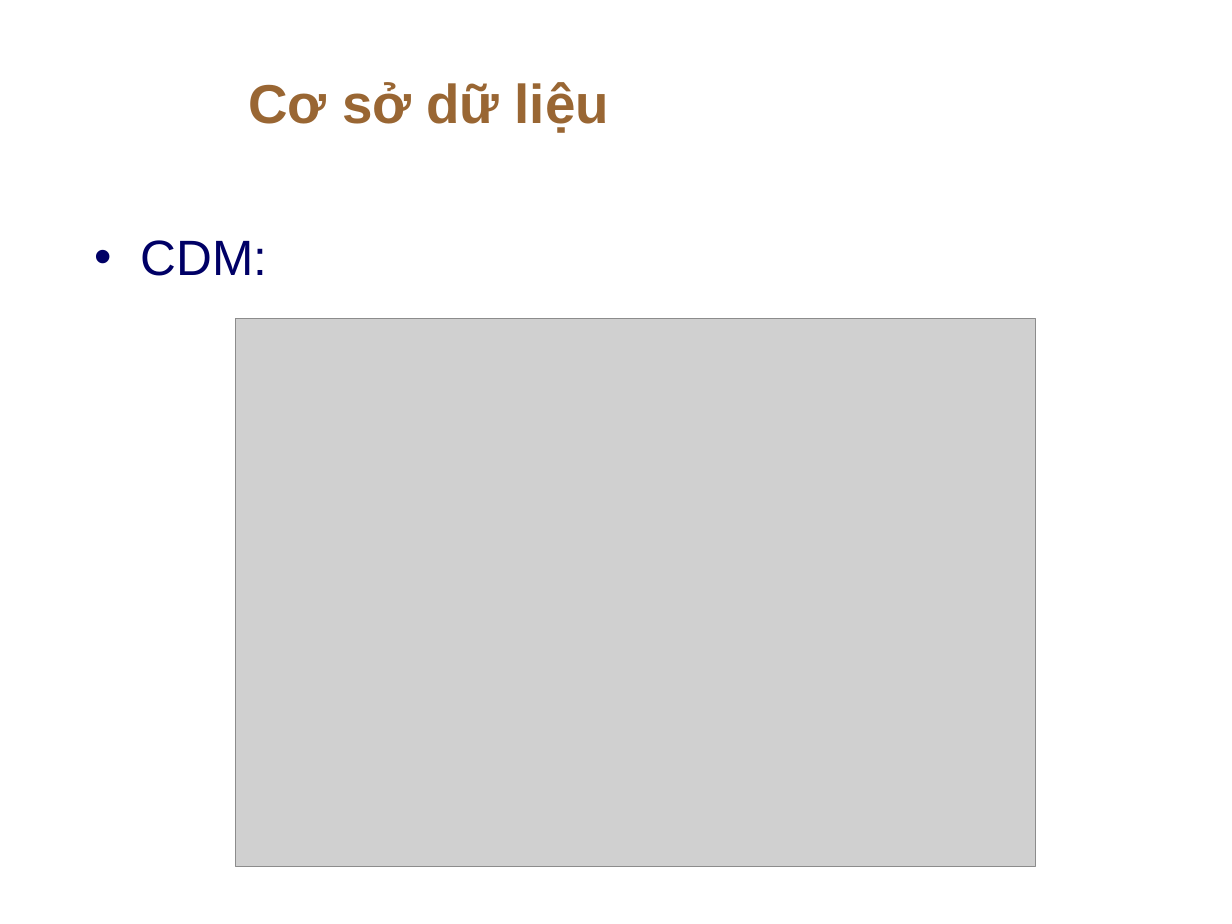
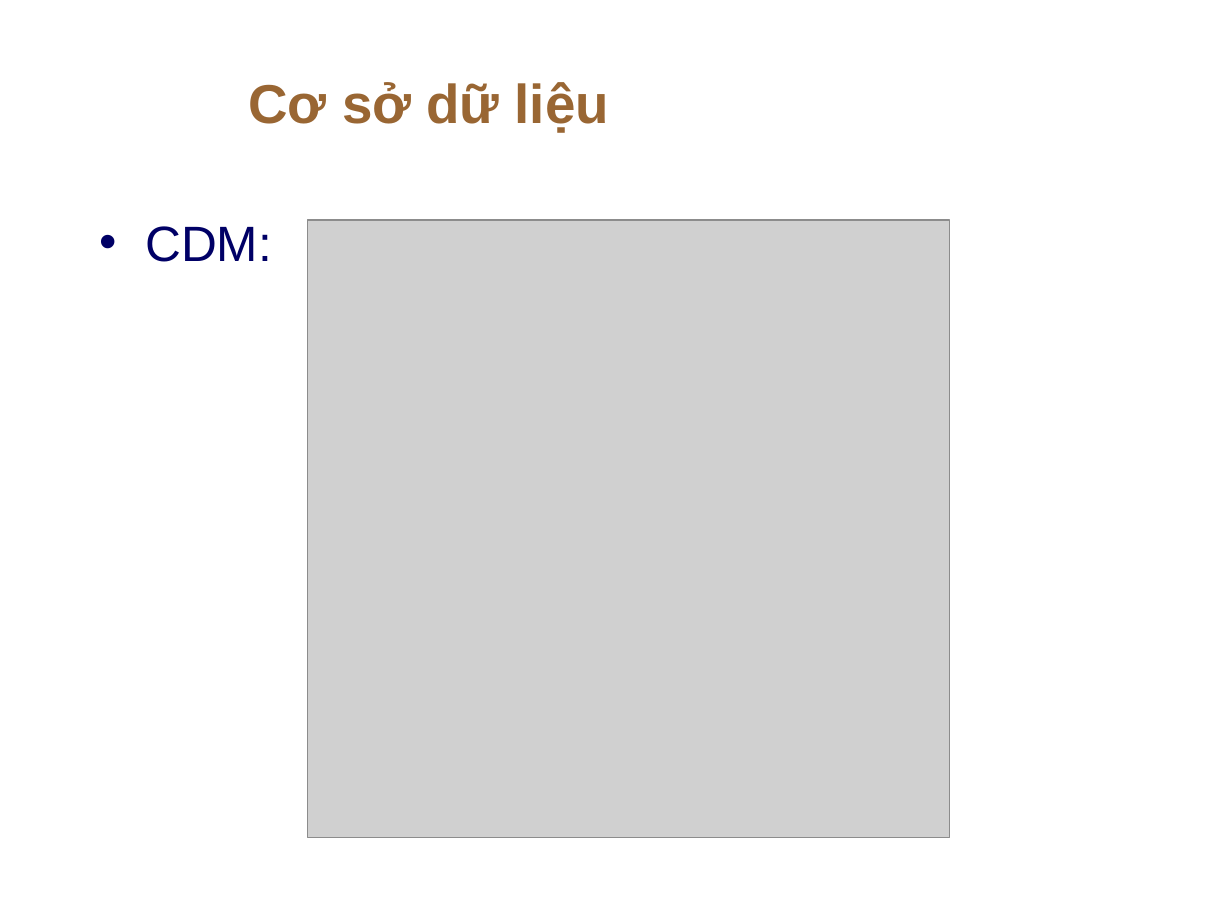
Before and after one commit to ThaiHien-2k/Project_CT275, a slide deck: slide 5 of Project_CT275_PhanThaiHien-TrieuThanhLoc.pptx. Drawn at 1232x924 pixels with LibreOffice and Linux fonts; fonts in the diff are those of the drawing; grey boxes stand for pictures; background and template pictures are left out. Boxes give left, top, right and bottom in pixels: in the first picture for what was removed or moved away, otherwise in the second. Text is boxed around its words. In the diff, an @@ line names an element or a change of style, - is before the commit and + after.

```diff
--- a/Project_CT275_PhanThaiHien-TrieuThanhLoc.pptx
+++ b/Project_CT275_PhanThaiHien-TrieuThanhLoc.pptx
@@ text "CDM:": place and size @@
-text "CDM:" at (141, 240, 268, 276)
+text "CDM:" at (145, 226, 272, 262)
@@ picture: place and size @@
-picture at (235, 318, 1035, 866)
+picture at (308, 221, 950, 838)
```
Also in this commit, not shown: 10 other slides changed, 7 other files.
